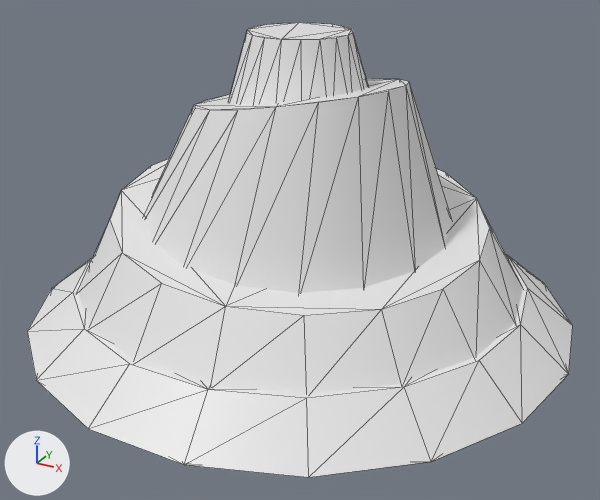
The FBX model Unity/Assets/_Art/Aniimation/Mesh/Volcano_01/Volcano_01_PHY.FBX as it was, and as the next commit left it.
The view is the same before and after, from a camera (50 mm lens) standing at (5.05, -9.2, 5.46) and looking at (0.18, -0.34, 1.04). Every picture has the same lights, and +X, +Y and +Z are marked at lower left. Mesh edges are drawn as thin lines. Where no turn or scale is listed for an object, it has been applied to the vertices.

Names of what the first picture shows: 'PHY_001', 'PHY_002', 'PHY_003', 'PHY_004'.
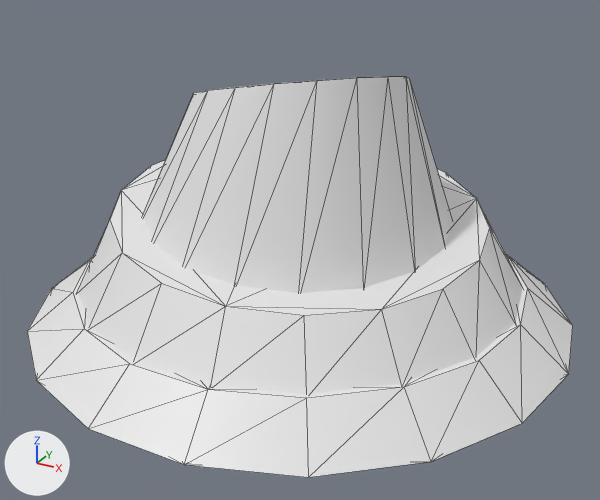
Commit message: Modify volcano.

What differs and where, as boxes [x1, y1, x2, y2] in the pictures (600 x 500 px):
'PHY_003', reshaped: before [144, 79, 452, 293]; after [143, 77, 453, 293]
'PHY_004', deleted: before [229, 23, 369, 104]

What changed in the scene script:
```text
Change me_mesh_002:
    where me_mesh_002.from_pydata(...)  # 36 vertices, 68 faces; spans x -2.33..2.08, y -2.11..2.24, z 0.0..2.14
    used by ob_phy_003; location = (0.0, 0.0, 1.14)
    me_mesh_002 part 1: all 18 vertices in x -1.35..1.35, y -1.36..1.36, z 1.67..2.14 are multiplied about their middle by the matrix ((0.999, 0.025, -0.027), (-0.021, 0.993, 0.12), (0.03, -0.119, 0.992)), then moved by (0.0, 0.0, 0.09)
Remove ob_phy_004:
    ob_phy_004 = bpy.data.objects.new('PHY_004', me_mesh_003)
    ob_phy_004.location = (0.0, 0.0, 2.71)
```
